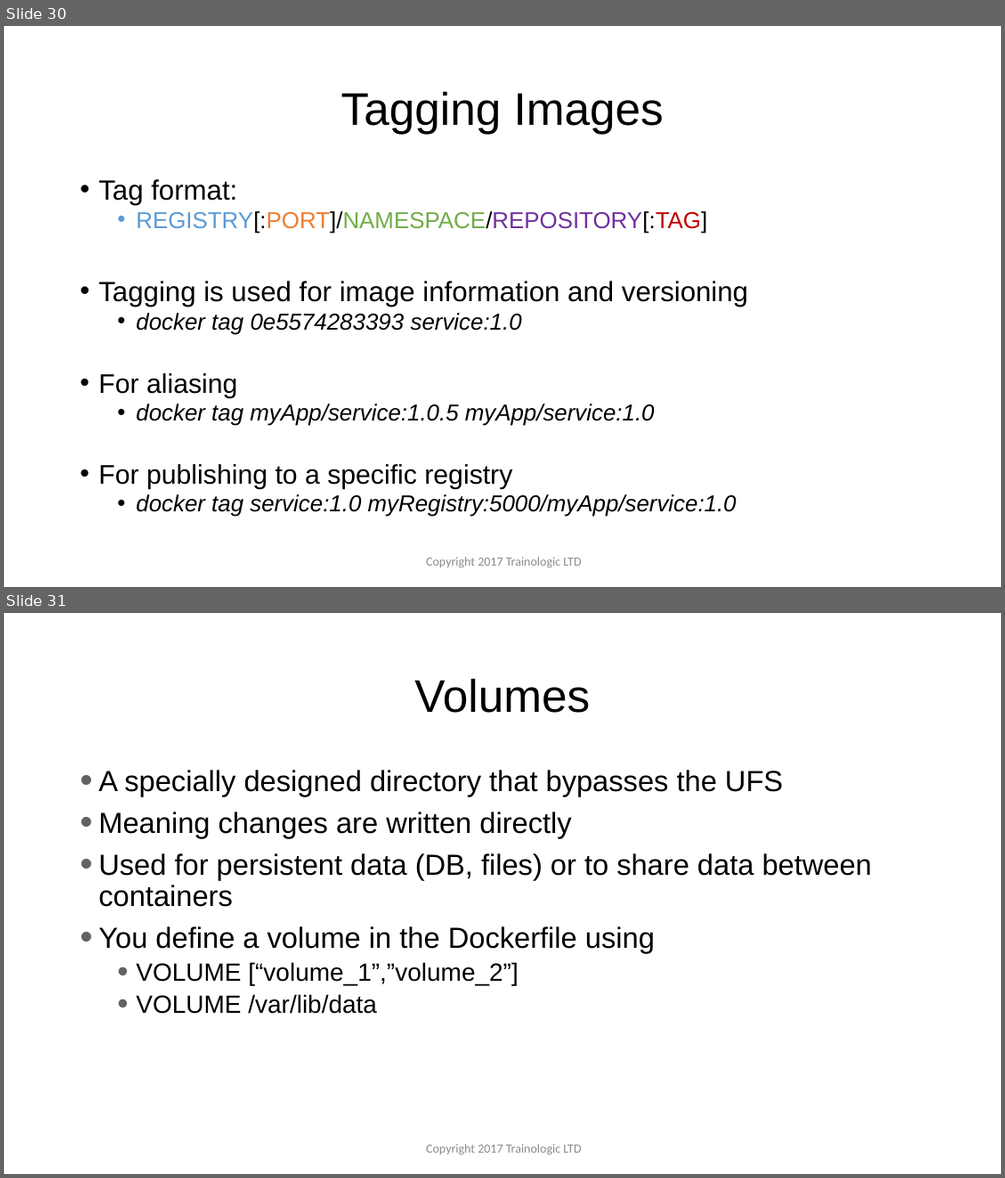
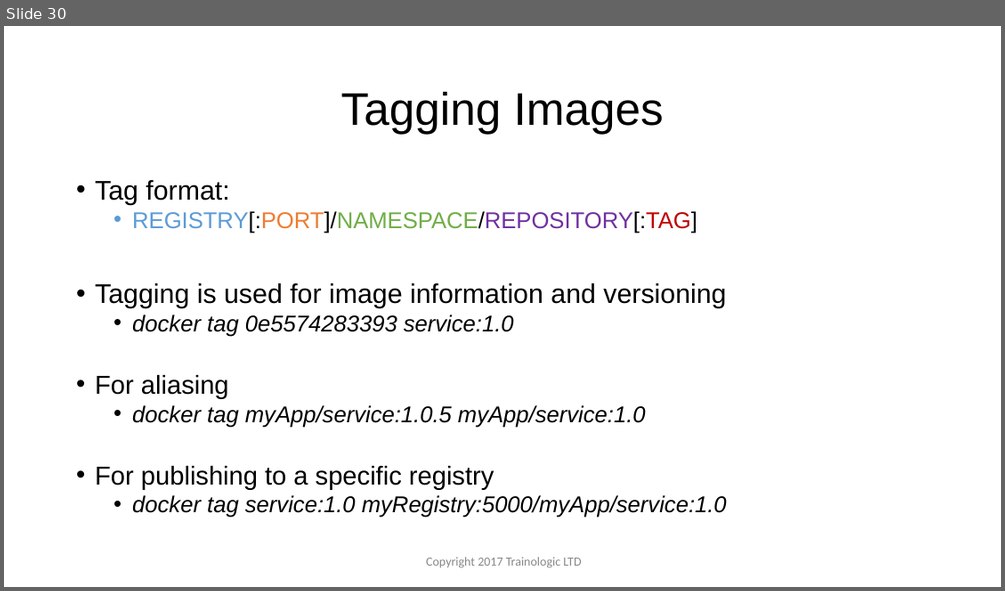
Before and after one commit to ColonelLanda/docker-meetup-2018, a slide deck: Docker - Meetup.pptx. Shown one above the other, each under a label of ours: slides 30 and 31 before the commit, slide 30 after it. The pictures are 1005x1178 and 1005x591 pixels, drawn with LibreOffice and Linux fonts; fonts in the diff are those of the drawing; background and template pictures are left out. Boxes give left, top, right and bottom in pixels: in the first picture for what was removed or moved away, otherwise in the second. Text is boxed around its words. In the diff, an @@ line names an element or a change of style, - is before the commit and + after.

```diff
--- a/Docker - Meetup.pptx
+++ b/Docker - Meetup.pptx
@@ slide 31 removed at (4,613,1001,1174), background #FFFFFF @@
@@ title removed at (414,678,590,713) @@
-Volumes
@@ text removed at (98,770,872,1013) @@
-• A specially designed directory that bypasses the UFS
-• Meaning changes are written directly
-• Used for persistent data (DB, files) or to share data between containers
-• You define a volume in the Dockerfile using
-  • VOLUME [“volume_1”,”volume_2”]
-  • VOLUME /var/lib/data
@@ text removed at (426,1143,581,1155) @@
-Copyright 2017 Trainologic LTD
@@ slide 30 changed as well @@
@@ text "Tag format:" at (95,180,727,517): size 26.8 to 26 pt in "Tag format:", "Tagging is used for image information and ..."; size 22.2 to 22 pt in "REGISTRY[:PORT]/NAMESPACE/REPOSITORY[:TAG]", "docker tag 0e5574283393 service:1.0", "docker tag myApp/service:1.0.5 myApp/service:1.0", "docker tag service:1.0 myRegistry:5000/myApp/service:1.0"; size 25.9 to 25 pt in "For aliasing", "For publishing to a specific registry"; line spacing 0.8 to 0.81 @@
```
Also in this commit, not shown: 35 other slides changed, 2 slides added, 4 other slides removed, 1 other file.
